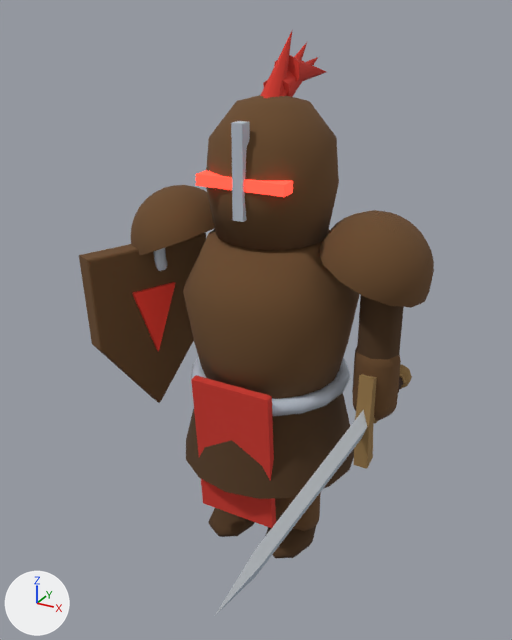
An edit to the glTF model godot/worldart/data/models/mob_knight.glb, drawn before and after from the same camera.
One viewpoint serves both versions: a camera (50 mm lens) standing at (1.46, -2.81, 2.67) and looking at (0.09, -0.31, 1.41). Arrows for +X, +Y and +Z are at lower left; the lights stay in place. The older version comes first. Where no turn or scale is listed for an object, it has been applied to the vertices.
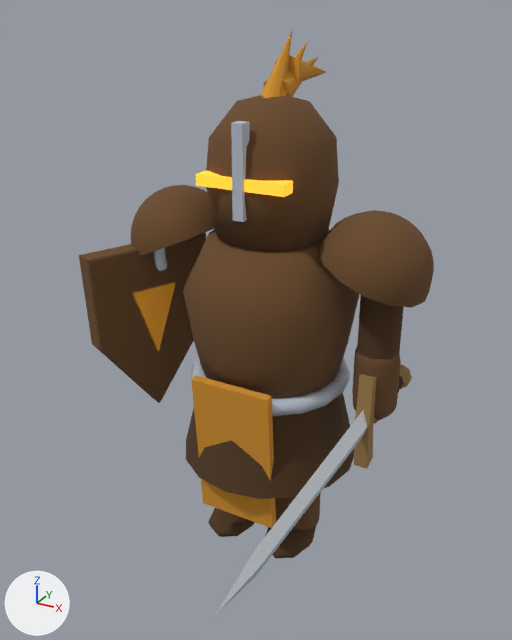
Location of each change, (x1, y1, x2, y2) in pixels of the pictures (512 x 640 px):
'Mesh_0', recoloured (red to orange)
    both: (191, 375, 276, 528)
'Mesh_5', recoloured (red to orange)
    both: (260, 31, 326, 98)
'Mesh_17', recoloured (red to orange)
    both: (132, 282, 176, 352)
'Mesh_3', recoloured
    both: (196, 171, 293, 197)

What changed in the scene script:
```text
Change mat_toon:
    mat_toon.base_color: (0.655, 0.0384, 0.0243) -> (0.655, 0.287, 0.0243)  # red #d4372b -> orange #d4922b
Change mat_glow:
    mat_glow.base_color: (1.6, 0.082, 0.0473) -> (1.0, 0.434, 0.0296)  # red #ff513d -> orange #ffb030
    mat_glow.emission_color: (1.6, 0.082, 0.0473) -> (1.0, 0.434, 0.0296)  # red #ff513d -> orange #ffb030
Change mat_toon_008:
    mat_toon_008.base_color: (0.0793, 0.0377, 0.0127) -> (1.0, 0.434, 0.0296)  # brown #50371e -> orange #ffb030
Change me_mesh_5:
    where me_mesh_5.from_pydata(...)  # 36 vertices, 48 faces; spans x -0.061..0.061, y -0.185..0.524, z -0.125..0.286
    remove me_mesh_5.materials.append(mat_toon_004)  # red #d4372b
    add me_mesh_5.materials.append(mat_toon)  # orange #d4922b
Change me_mesh_7:
    where me_mesh_7.from_pydata(...)  # 209 vertices, 352 faces; spans x -0.13..0.13, y -0.275..0.12, z -0.921..0.05
    remove me_mesh_7.materials.append(mat_toon_006)  # brown #50371e
    add me_mesh_7.materials.append(mat_toon_001)  # brown #50371e
Change me_mesh_17:
    where me_mesh_17.from_pydata(...)  # 6 vertices, 8 faces; spans x -0.056..0.056, y -0.114..0.114, z -0.2..0.15
    remove me_mesh_17.materials.append(mat_toon_016)  # red #ff4030
    add me_mesh_17.materials.append(mat_toon_008)  # orange #ffb030
```
